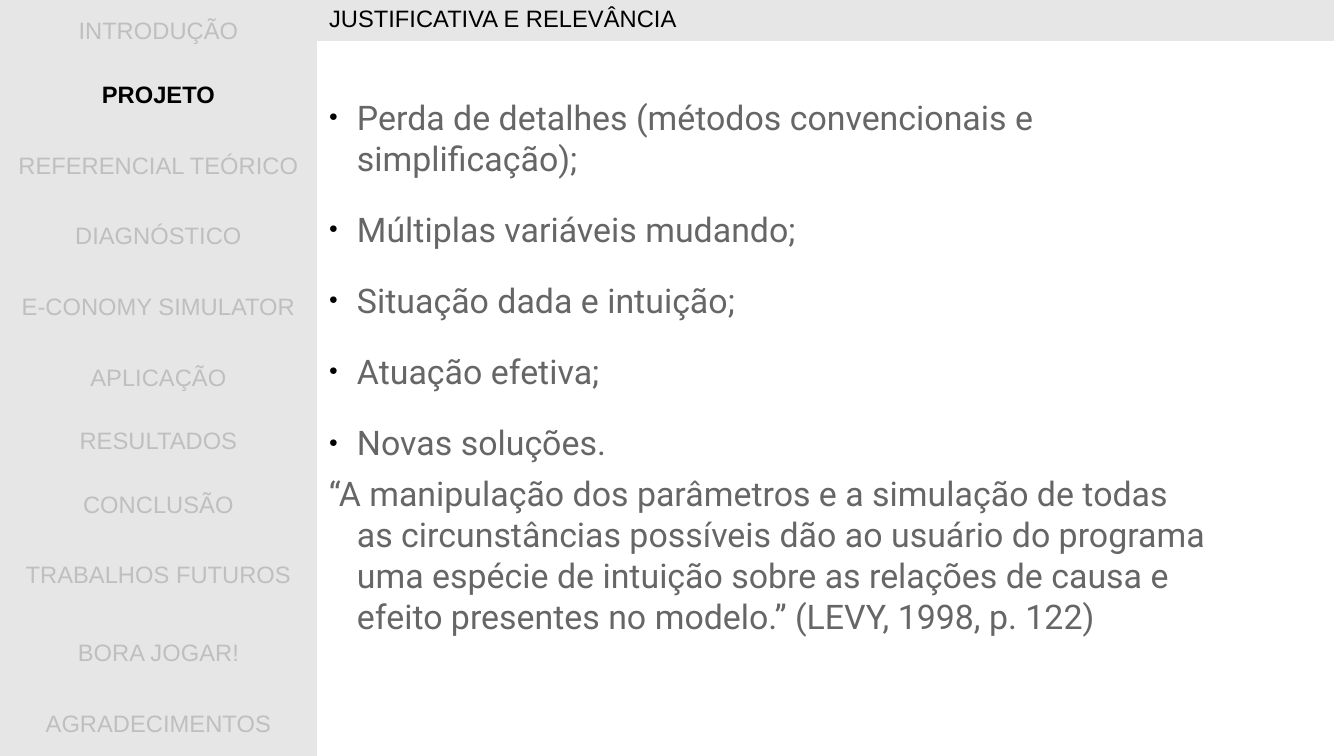
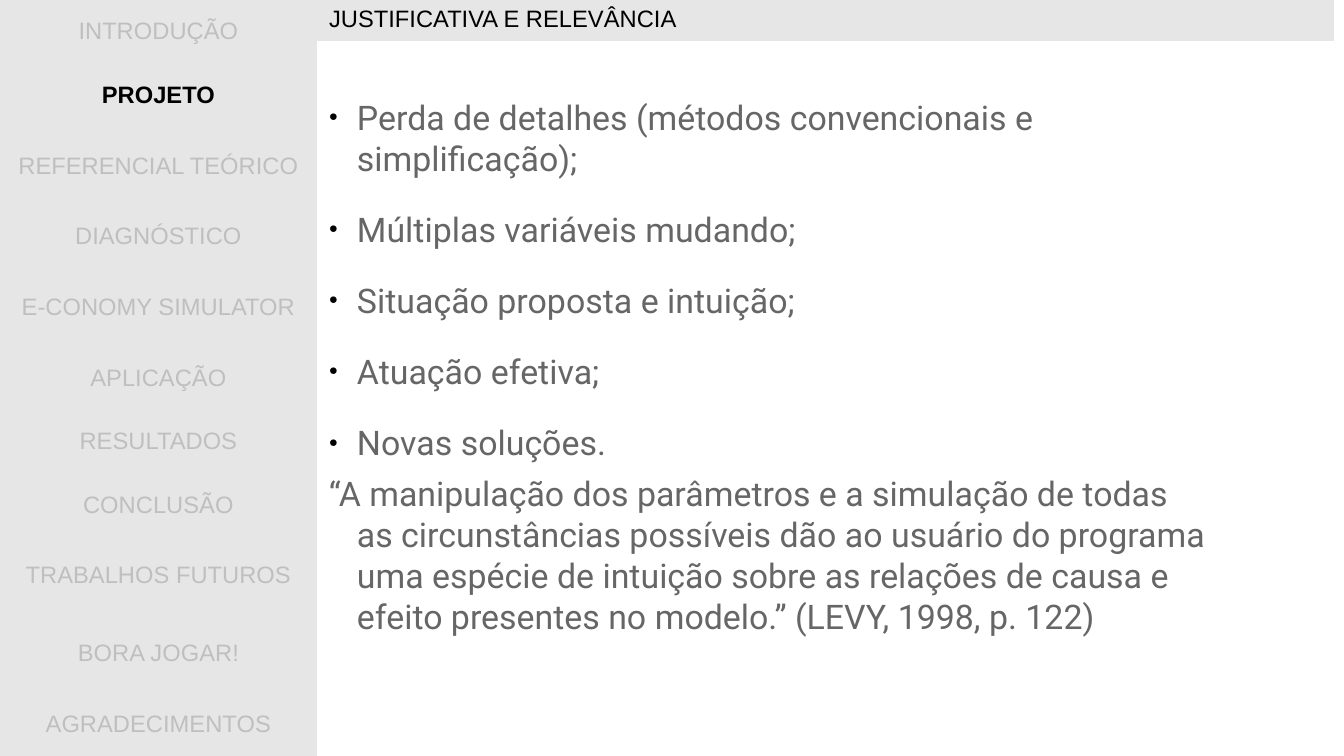
Before and after one commit to gwathsule/e-conomy-simulator, a slide deck: slide 6 of documentacao/apresentacao_tcc.ppt. Drawn at 1344x756 pixels with LibreOffice and Linux fonts; fonts in the diff are those of the drawing; background and template pictures are left out. Boxes give left, top, right and bottom in pixels: in the first picture for what was removed or moved away, otherwise in the second. Text is boxed around its words. In the diff, an @@ line names an element or a change of style, - is before the commit and + after.

Commit message:
Alteracao na intro e justificativa

```diff
--- a/documentacao/apresentacao_tcc.ppt
+++ b/documentacao/apresentacao_tcc.ppt
@@ text at [357, 288, 795, 321]: text changed @@
-● Situação dada e intuição;
+● Situação proposta e intuição;
```
